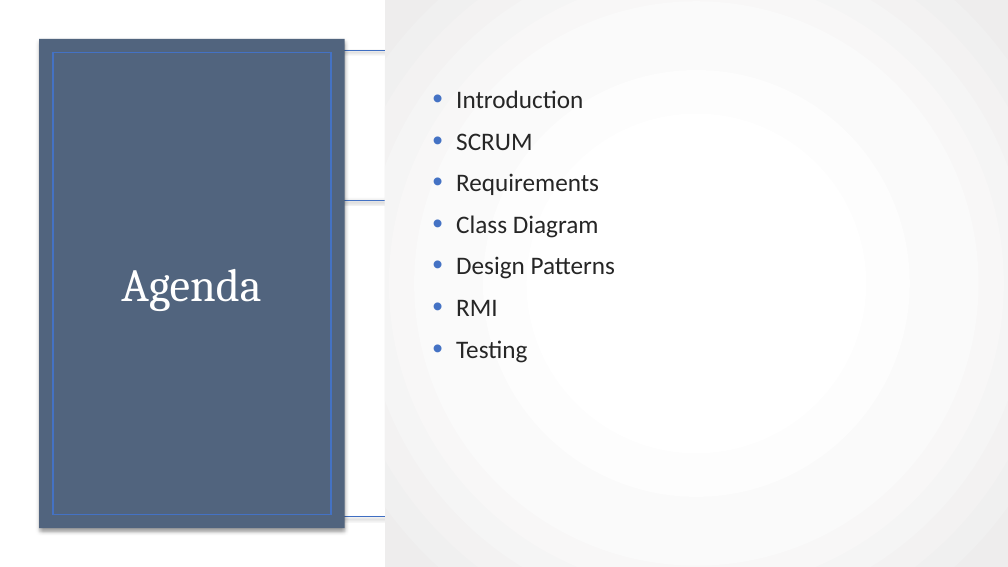
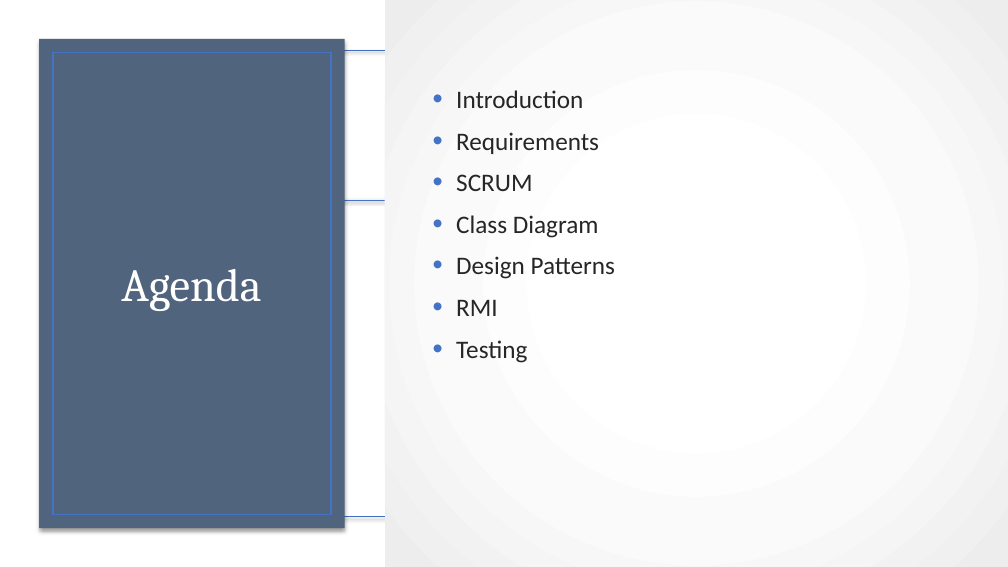
Before and after one commit to zeintaha/ICT-SEP2, a slide deck: slide 2 of SDJ2 Assignment Group 4 - VIA Engineering/SDJ Assignment 1 Presentation.pptx. Drawn at 1008x567 pixels with LibreOffice and Linux fonts; fonts in the diff are those of the drawing; background and template pictures are left out. Boxes give left, top, right and bottom in pixels: in the first picture for what was removed or moved away, otherwise in the second. Text is boxed around its words. In the diff, an @@ line names an element or a change of style, - is before the commit and + after.

```diff
--- a/SDJ2 Assignment Group 4 - VIA Engineering/SDJ Assignment 1 Presentation.pptx
+++ b/SDJ2 Assignment Group 4 - VIA Engineering/SDJ Assignment 1 Presentation.pptx
@@ text at (456,132,599,154): paragraph added @@
+• Requirements
@@ text at (456,173,599,195): paragraph removed @@
-• Requirements
```
Also in this commit, not shown: 3 other slides changed, 1 other file.
